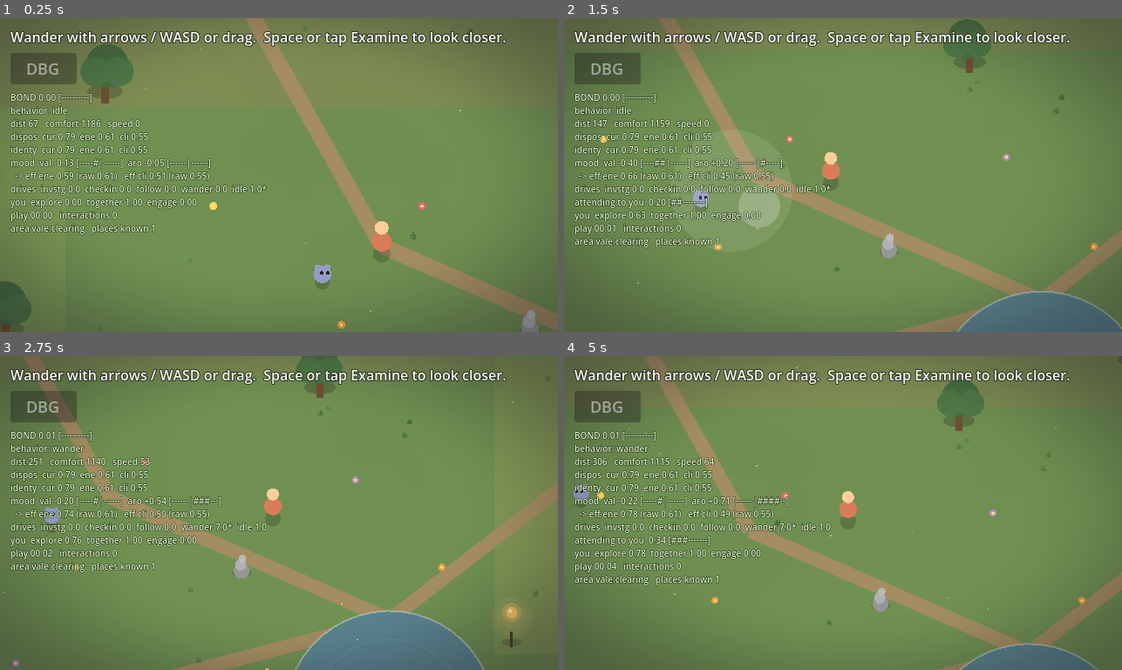
Above: before the commit, frames 1-4 (two rows, left to right).
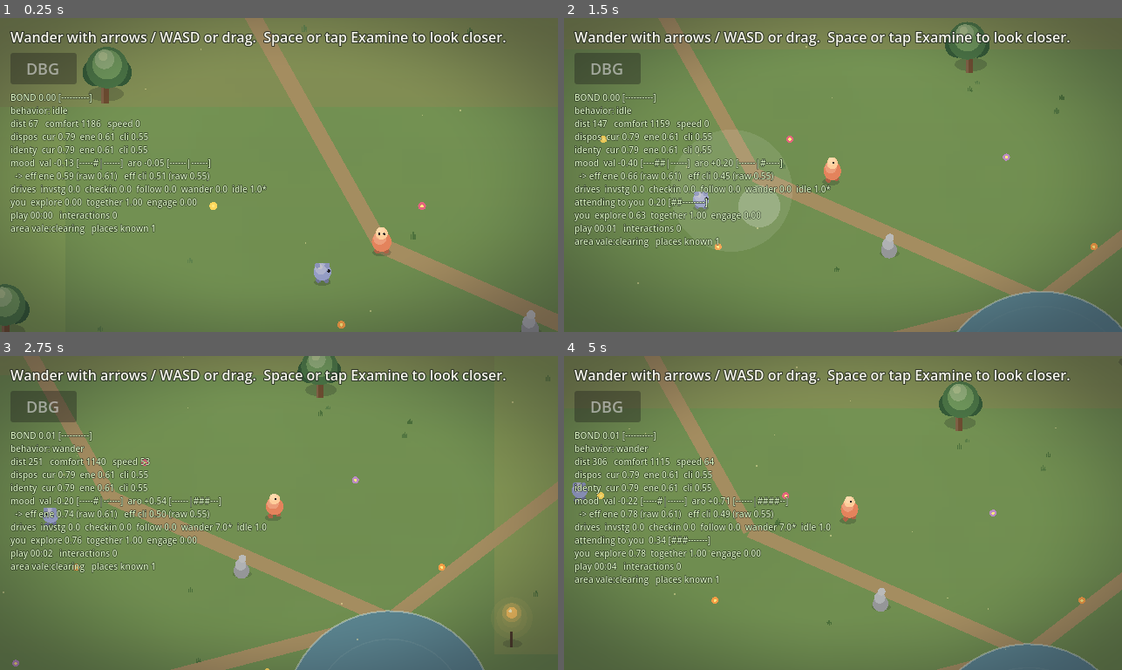
Above: after the commit, the same moments.

Repository: maximusunc/pokepals
Game: Godot game, scene res://scenes/world.tscn
The game is run twice, just before and just after one commit, with the same random seed, the same clock (stepped at 60 frames per second) and the same inputs.
Inputs (mouse positions are in pixels of both pictures, inside the frame that each line leads up to):
- Up to frame 1 (0.25 s): no input
- Up to frame 2 (1.5 s): tap Enter (ui_accept) at 0.5, 0.77 s; move the mouse to (965, 159) at 0.52 s; hold Right (ui_right) 0.53-1.25 s; click (965, 159) at 0.67 s; drag from (731, 190) to (815, 237) at 1.27 s
- Up to frame 3 (2.75 s): move the mouse to (334, 443) at 2.02 s; hold Right (ui_right) from 2.03 s (still down)
- Up to frame 4 (5 s): release Right (ui_right) at 2.75 s; drag from (815, 575) to (675, 465) at 2.77 s; move the mouse to (1010, 560) at 3.52 s; hold Left (ui_left) 3.53-4.25 s; tap Enter (ui_accept) at 3.77 s; drag from (675, 465) to (759, 434) at 4.27 s

The runs differ from the first frame. In frame 1, 1.1% of the frame differs, in the area x 0-71%, y 8-99%; in frame 2, 0.6%; in frame 3, 0.5%; in frame 4, 0.8%.

Commit message:
feat(art): adopt the palette + animated avatars across the scene
- world_controller loads the shared ArtStyle and hands it to the world art and both
  characters
- world_art now draws a gradient ground, palette-driven volumetric tree/landmark
  canopies (dark lobes -> mid mass -> lit blob), and consistent palette-tinted
  shadows offset away from the light
- the player and companion drop their stacked-circle look for VectorActor: a real
  walk cycle, directional facing, squash/stretch, and (companion) preserved
  eye-tracking/hop/perk driven unchanged by the brain

Presentation only; scripts/world/ untouched. Smoke test passes.

Diff:
--- a/pokepals/scripts/presentation/companion_view.gd
+++ b/pokepals/scripts/presentation/companion_view.gd
@@ -31,12 +31,17 @@
 var _bob := 0.0
 var _hop_squash := 0.0   # 0..1, decays; squashes the body on a "hop"
 var _perk := 0.0         # 0..1, decays; pops the body on "perk"
-var _body_color := Color(0.56, 0.62, 0.86)
+var _style: ArtStyle
 
 
 ## Called by the world to hand the companion its player to follow.
 func setup(player: PlayerView) -> void:
 	_player = player
+
+
+## Hand the avatar its shared art direction (palette + light). Called by the world.
+func set_style(style: ArtStyle) -> void:
+	_style = style
 
 
 ## Called by the world to tell the companion where the standing props are, so it
@@ -74,6 +79,8 @@
 		# follow-inclined) rather than always the exact same temperament.
 		existing_self = CompanionSelf.make_random(_cfg, RandomNumberGenerator.new())
 	_brain = CompanionBrain.new(_cfg, 0, existing_self)
+	if _style == null:
+		_style = ArtStyle.load_style()
 
 
 func _process(delta: float) -> void:
@@ -193,24 +200,21 @@
 
 
 func _draw() -> void:
-	var moving := velocity.length() > 6.0
-	var body_y: float
-	if moving:
-		body_y = -absf(sin(_time * 12.0)) * 3.0  # little running hop
-	else:
-		body_y = _bob * 1.4                       # gentle breathing bob
-	var scale := 1.0 + 0.16 * _perk - 0.12 * _hop_squash
-	var body_pos := Vector2(0, body_y - 2.0)
-	var radius := 9.0 * scale
-
-	# soft shadow (stays put on the ground)
-	draw_circle(Vector2(0, 7), 7.5, Color(0, 0, 0, 0.18))
-	# body
-	draw_circle(body_pos, radius, _body_color)
-	# two little ears
-	draw_circle(body_pos + Vector2(-5, -7), 3.0, _body_color)
-	draw_circle(body_pos + Vector2(5, -7), 3.0, _body_color)
-	# eyes, shifted toward whatever it's attending to
-	var eye_color := Color(0.12, 0.12, 0.16)
-	draw_circle(body_pos + Vector2(-3, -1) + _eye_offset, 1.9, eye_color)
-	draw_circle(body_pos + Vector2(3, -1) + _eye_offset, 1.9, eye_color)
+	# It faces where it walks when moving, and where it's looking (attending) when
+	# still; the brain-driven hop/perk become the actor's squash/stretch, and the
+	# eased eye_offset keeps the eyes tracking whatever it's attending to.
+	var cfg := _style.character("companion")
+	var facing := _look_dir
+	if velocity.length() > 6.0:
+		facing = velocity.normalized()
+	VectorActor.draw(self, _style, {
+		"facing": facing,
+		"speed": velocity.length(),
+		"time": _time,
+		"squash": 0.16 * _perk - 0.12 * _hop_squash,
+		"body_color": WorldData.to_color(cfg.get("body", [0.56, 0.62, 0.86])),
+		"accent_color": WorldData.to_color(cfg.get("accent", [0.34, 0.37, 0.54])),
+		"radius": 9.0,
+		"ears": true,
+		"eye_offset": _eye_offset,
+	})
--- a/pokepals/scripts/presentation/player_controller.gd
+++ b/pokepals/scripts/presentation/player_controller.gd
@@ -14,11 +14,20 @@
 var velocity := Vector2.ZERO
 var _joystick: Node = null
 var _time := 0.0
+var _facing := Vector2.DOWN  # eased toward the movement direction, held when still
+var _style: ArtStyle
 
 
 func _ready() -> void:
 	if joystick_path != NodePath(""):
 		_joystick = get_node_or_null(joystick_path)
+	if _style == null:
+		_style = ArtStyle.load_style()
+
+
+## Hand the avatar its shared art direction (palette + light). Called by the world.
+func set_style(style: ArtStyle) -> void:
+	_style = style
 
 
 func _process(delta: float) -> void:
@@ -29,6 +38,9 @@
 	# framerate-independent lerp weight.
 	velocity = velocity.lerp(desired, 1.0 - exp(-accel * delta))
 	position += velocity * delta
+	# Face where we're heading; hold the last facing when standing still.
+	if velocity.length() > 8.0:
+		_facing = _facing.lerp(velocity.normalized(), 1.0 - exp(-8.0 * delta))
 	queue_redraw()
 
 
@@ -50,11 +62,13 @@
 
 
 func _draw() -> void:
-	var moving := velocity.length() > 8.0
-	var step := absf(sin(_time * 11.0)) * 2.0 if moving else 0.0
-	# soft shadow
-	draw_circle(Vector2(0, 8), 9.0, Color(0, 0, 0, 0.18))
-	# body
-	draw_circle(Vector2(0, -4 - step), 10.0, Color(0.82, 0.49, 0.38))
-	# head
-	draw_circle(Vector2(0, -18 - step), 7.0, Color(0.96, 0.81, 0.67))
+	var cfg := _style.character("player")
+	VectorActor.draw(self, _style, {
+		"facing": _facing,
+		"speed": velocity.length(),
+		"time": _time,
+		"body_color": WorldData.to_color(cfg.get("body", [0.86, 0.52, 0.40])),
+		"accent_color": WorldData.to_color(cfg.get("accent", [0.96, 0.81, 0.67])),
+		"radius": 10.0,
+		"head": true,
+	})
--- a/pokepals/scripts/presentation/world_art.gd
+++ b/pokepals/scripts/presentation/world_art.gd
@@ -25,13 +25,18 @@
 var _glow_pulse_speed := 1.4
 var _region_tint_alpha := 0.12
 var _ground_noise: ImageTexture = null
-
-
-func render_world(data: Dictionary) -> void:
+var _style: ArtStyle
+var _ground_grad: GradientTexture2D = null
+
+
+func render_world(data: Dictionary, style: ArtStyle = null) -> void:
+	_style = style if style != null else ArtStyle.load_style()
 	_ground_color = WorldData.to_color(data["ground_color"])
 	var bmin := WorldData.to_vec2(data["bounds"]["min"])
 	var bmax := WorldData.to_vec2(data["bounds"]["max"])
 	_bounds = Rect2(bmin, bmax - bmin)
+	# A soft top→bottom ground gradient (palette), baked once, drawn under the dapple.
+	_ground_grad = _style.make_vertical_gradient_texture(_style.color("ground_top"), _style.color("ground_bottom"))
 
 	var atmo: Dictionary = data.get("atmosphere", {})
 	var wind: Dictionary = atmo.get("wind", {})
@@ -206,9 +211,11 @@
 
 
 func _draw() -> void:
-	draw_rect(_bounds, _ground_color)
-
-	# dappled ground: a soft noise overlay stretched across the whole field
+	# ground: a soft vertical palette gradient, with the dapple noise laid over it
+	if _ground_grad != null:
+		draw_texture_rect(_ground_grad, _bounds, false, Color(1, 1, 1, 1))
+	else:
+		draw_rect(_bounds, _ground_color)
 	if _ground_noise != null:
 		draw_texture_rect(_ground_noise, _bounds, false, Color(1, 1, 1, 1))
 
@@ -258,14 +265,22 @@
 		_draw_prop(it["type"], it["pos"], it["color"])
 
 	# trees (shadow + trunk + layered, wind-swayed canopy), drawn last so they sit above
+	var bark := _style.color("bark")
+	var f_dark := _style.color("foliage_dark")
+	var f_mid := _style.color("foliage_mid")
+	var f_light := _style.color("foliage_light")
 	for t in _trees:
 		var tp: Vector2 = t["pos"]
 		var cs := _sway(t["phase"], 1.0)  # canopy catches the most wind
 		_draw_shadow(tp + Vector2(0, 4), 18.0, 0.20)
-		draw_rect(Rect2(tp + Vector2(-4, -6), Vector2(8, 22)), Color(0.42, 0.31, 0.22))
-		draw_circle(tp + Vector2(cs, -22), 22.0, Color(0.27, 0.44, 0.28))
-		draw_circle(tp + Vector2(-12 + cs, -16), 15.0, Color(0.30, 0.48, 0.31))
-		draw_circle(tp + Vector2(12 + cs, -16), 15.0, Color(0.30, 0.48, 0.31))
+		# trunk with a lit left edge (light comes from up-left by default)
+		draw_rect(Rect2(tp + Vector2(-4, -6), Vector2(8, 22)), bark)
+		draw_rect(Rect2(tp + Vector2(-4, -6), Vector2(2.5, 22)), bark.lightened(0.12))
+		# canopy: dark side-lobes first, a mid mass, then a lit blob on top for volume
+		draw_circle(tp + Vector2(-11 + cs, -15), 14.0, f_dark)
+		draw_circle(tp + Vector2(11 + cs, -15), 14.0, f_dark)
+		draw_circle(tp + Vector2(cs, -20), 21.0, f_mid)
+		_style.draw_blob(self, tp + Vector2(cs, -23), 15.0, f_light)
 
 	# landmarks, drawn last and large so they read as beacons across the world
 	for lm in _landmarks:
@@ -280,19 +295,26 @@
 	match String(lm["type"]):
 		_:  # "great_tree" (and the default)
 			var sway := _sway(lm["phase"], 1.4)
+			var bark := _style.color("bark")
+			var f_dark := _style.color("foliage_dark")
+			var f_mid := _style.color("foliage_mid")
+			var f_light := _style.color("foliage_light")
 			_draw_shadow(p + Vector2(0, 8), 36.0, 0.22)
-			draw_rect(Rect2(p + Vector2(-7, -10), Vector2(14, 40)), Color(0.40, 0.29, 0.20))
-			draw_circle(p + Vector2(sway, -52), 46.0, Color(0.23, 0.39, 0.25))
-			draw_circle(p + Vector2(-28 + sway, -40), 30.0, Color(0.27, 0.44, 0.28))
-			draw_circle(p + Vector2(28 + sway, -40), 30.0, Color(0.27, 0.44, 0.28))
-			draw_circle(p + Vector2(sway * 0.8, -66), 27.0, Color(0.31, 0.49, 0.32))
+			draw_rect(Rect2(p + Vector2(-7, -10), Vector2(14, 40)), bark)
+			draw_rect(Rect2(p + Vector2(-7, -10), Vector2(4.0, 40)), bark.lightened(0.12))
+			draw_circle(p + Vector2(-28 + sway, -40), 30.0, f_dark)
+			draw_circle(p + Vector2(28 + sway, -40), 30.0, f_dark)
+			draw_circle(p + Vector2(sway, -50), 44.0, f_mid)
+			_style.draw_blob(self, p + Vector2(sway * 0.8, -60), 32.0, f_light)
 
 
 ## A soft, flattened ground shadow — the cheapest, biggest depth cue we have. Drawn as
 ## a circle squashed vertically via the draw transform, then the transform is reset.
 func _draw_shadow(pos: Vector2, r: float, alpha: float) -> void:
-	draw_set_transform(pos, 0.0, Vector2(1.0, 0.42))
-	draw_circle(Vector2.ZERO, r, Color(0, 0, 0, alpha))
+	var c := _style.color("shadow")
+	var off := -_style.light_dir() * (r * 0.16)  # shadows fall away from the light
+	draw_set_transform(pos + off, 0.0, Vector2(1.0, 0.42))
+	draw_circle(Vector2.ZERO, r, Color(c.r, c.g, c.b, alpha))
 	draw_set_transform(Vector2.ZERO, 0.0, Vector2.ONE)
 
 
--- a/pokepals/scripts/presentation/world_controller.gd
+++ b/pokepals/scripts/presentation/world_controller.gd
@@ -7,6 +7,7 @@
 ## about it.
 
 const WORLD_PATH := "res://data/world.json"
+const ART_PATH := "res://data/art.json"
 const INTERACT_RANGE := 60.0
 
 @onready var _world_art: WorldArt = $WorldArt
@@ -32,11 +33,16 @@
 func _ready() -> void:
 	var data := WorldData.load_json(WORLD_PATH)
 
+	# Shared art direction (palette + light): the one place the whole look is tuned.
+	var style := ArtStyle.load_style(ART_PATH)
+	_player.set_style(style)
+	_companion.set_style(style)
+
 	_player.position = WorldData.to_vec2(data["player_spawn"])
 	_companion.position = WorldData.to_vec2(data["companion_spawn"])
 	_companion.setup(_player)
 
-	_world_art.render_world(data)
+	_world_art.render_world(data, style)
 	_apply_atmosphere(data.get("atmosphere", {}))
 
 	var bmin := WorldData.to_vec2(data["bounds"]["min"])
